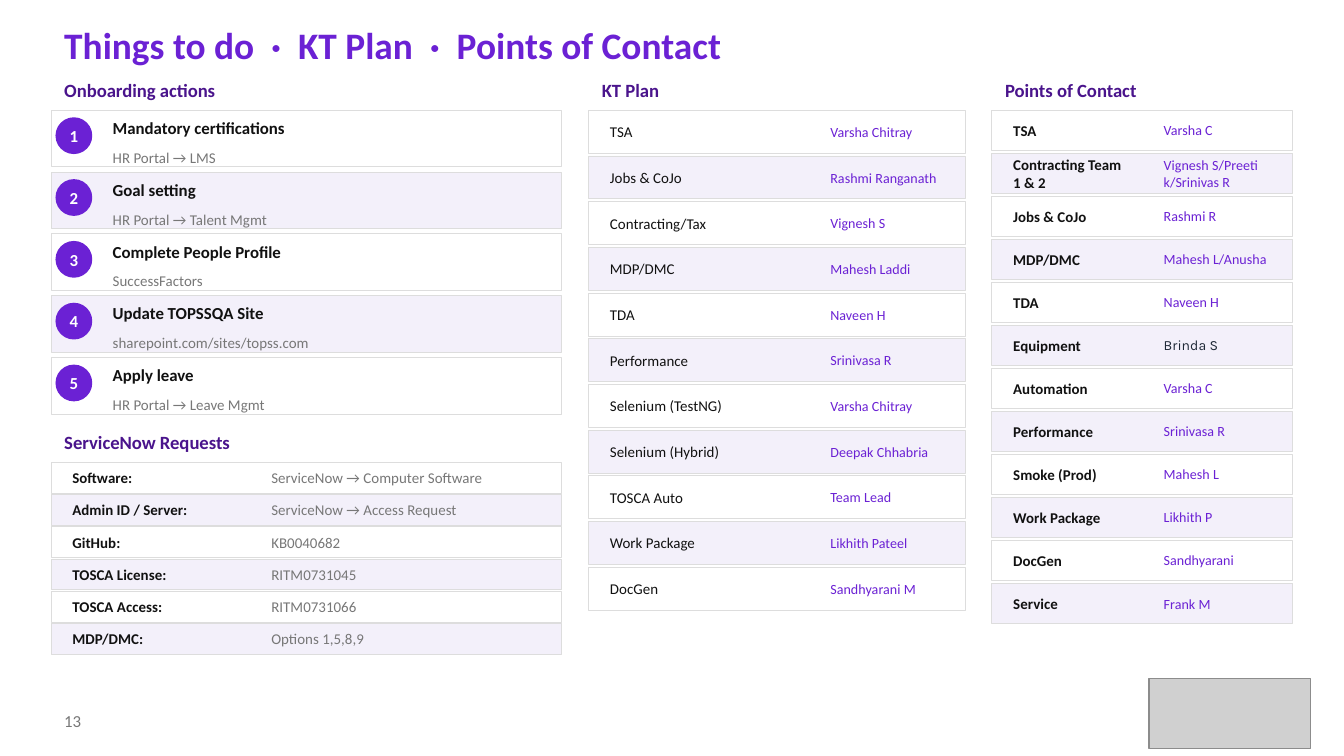
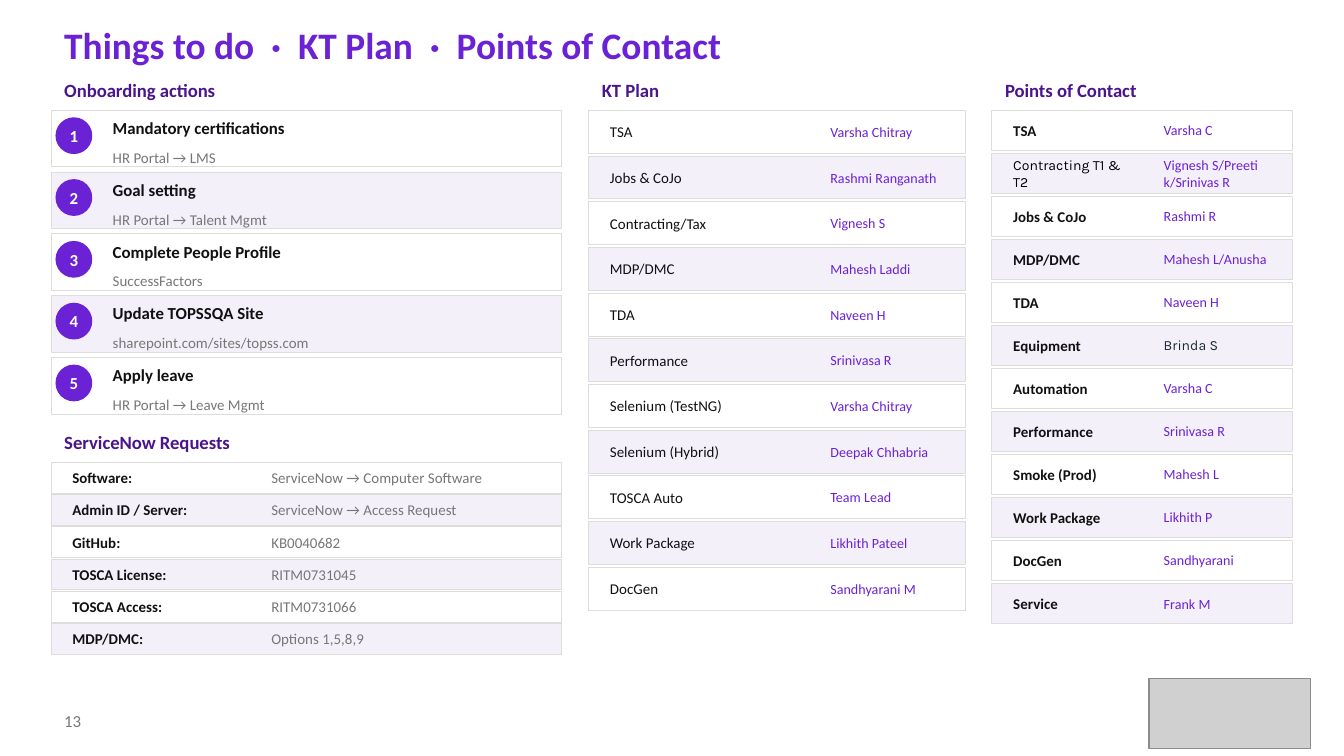
Before and after one commit to Sagar-konkanagaon/ETL__ASSIGNMENT, a slide deck: slide 13 of CHVAC_QA_Onboarding_Updated (1).pptx. Drawn at 1344x756 pixels with LibreOffice and Linux fonts; fonts in the diff are those of the drawing; grey boxes stand for pictures. Boxes give left, top, right and bottom in pixels: in the first picture for what was removed or moved away, otherwise in the second. Text is boxed around its words. In the diff, an @@ line names an element or a change of style, - is before the commit and + after.

```diff
--- a/CHVAC_QA_Onboarding_Updated (1).pptx
+++ b/CHVAC_QA_Onboarding_Updated (1).pptx
@@ text at (1013,160,1105,187): text changed; size 8 to 7.5 pt; font Calibri to Karla; text colour #111111 to #000000; bold off @@
-Contracting Team 1 & 2
+Contracting T1 & T2
```
Also in this commit, not shown: 1 other slide changed.
